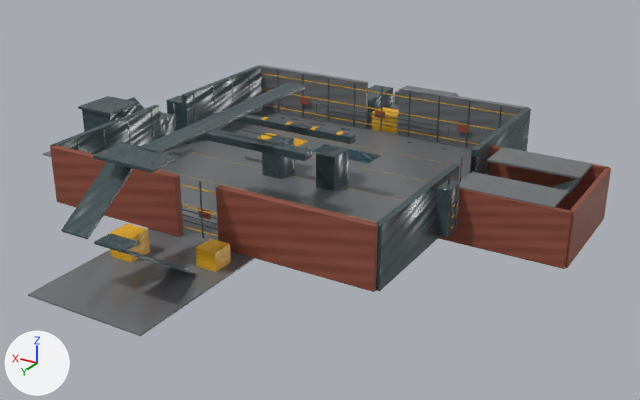
Before and after pictures for a commit that changed the Blender file stw-o3de/Project/Assets/IndustrialYard/STW_INDUSTRIAL_YARD_01/Environment/STW_INDUSTRIAL_YARD_01.blend.
Camera for both pictures: a 50 mm camera at (-31.3, 50.0, 23.6) aimed at (-1.9, 1.1, -0.9). Every picture has the same lights, and +X, +Y and +Z are marked at lower left. The older version comes first.

The first picture shows 'annex_north_wall', 'crane_boom', 'crane_ramp_2', 'east_steel_facade_left', 'east_steel_facade_right', 'north_brick_facade_left', 'north_brick_facade_right', 'scrapyard_ground', 'south_concrete_facade_left', 'south_concrete_facade_right', 'west_steel_facade_right', 'wet_concrete_deck' and 58 more.
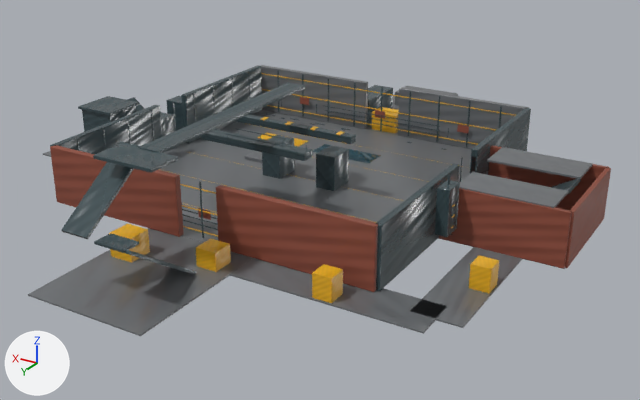
Changed parts and their boxes (x1, y1, x2, y2) in the pictures (640 x 400 px):
'connector_nw_ground_b', added: after (230, 258, 447, 334)
'connector_nw_ground_a', added: after (411, 247, 522, 328)
'connector_nw_cover_b', added (orange): after (312, 264, 343, 303)
'connector_nw_cover_a', added (orange): after (469, 255, 499, 293)

What changed in the scene script:
```text
Add me_cube_179:
    me_cube_179.from_pydata(...)  # a box spanning x -0.6..0.6, y -0.6..0.6, z -0.75..0.75
    me_cube_179.materials.append(mat_m_iy_hazard)
Add me_cube_177:
    me_cube_177.from_pydata(...)  # a box spanning x -6.0..6.0, y -1.5..1.5, z -0.05..0.05
    me_cube_177.materials.append(mat_m_iy_concretewet)
Add me_cube_176:
    me_cube_176.from_pydata(...)  # a box spanning x -1.5..1.5, y -4.5..4.5, z -0.05..0.05
    me_cube_176.materials.append(mat_m_iy_concretewet)
Add ob_connector_nw_cover_b:
    ob_connector_nw_cover_b = bpy.data.objects.new('connector_nw_cover_b', me_cube_179)
    ob_connector_nw_cover_b.location = (-10.0, 13.8, 0.75)
    _m = ob_connector_nw_cover_b.modifiers.new('ProductionEdgeBevel', 'BEVEL')
    _m.width = 0.012
    _m.width_pct = 0.012
    _m.segments = 2
Add ob_connector_nw_cover_a:
    ob_connector_nw_cover_a = bpy.data.objects.new('connector_nw_cover_a', me_cube_179.copy())
    ob_connector_nw_cover_a.location = (-16.8, 8.5, 0.75)
    _m = ob_connector_nw_cover_a.modifiers.new('ProductionEdgeBevel', 'BEVEL')
    _m.width = 0.012
    _m.width_pct = 0.012
    _m.segments = 2
Add ob_connector_nw_ground_b:
    ob_connector_nw_ground_b = bpy.data.objects.new('connector_nw_ground_b', me_cube_177)
    ob_connector_nw_ground_b.location = (-10.0, 13.0, -0.05)
    _m = ob_connector_nw_ground_b.modifiers.new('ProductionEdgeBevel', 'BEVEL')
    _m.width = 0.012
    _m.width_pct = 0.012
    _m.segments = 2
Add ob_connector_nw_ground_a:
    ob_connector_nw_ground_a = bpy.data.objects.new('connector_nw_ground_a', me_cube_176)
    ob_connector_nw_ground_a.location = (-16.0, 8.5, -0.05)
    _m = ob_connector_nw_ground_a.modifiers.new('ProductionEdgeBevel', 'BEVEL')
    _m.width = 0.012
    _m.width_pct = 0.012
    _m.segments = 2
```
